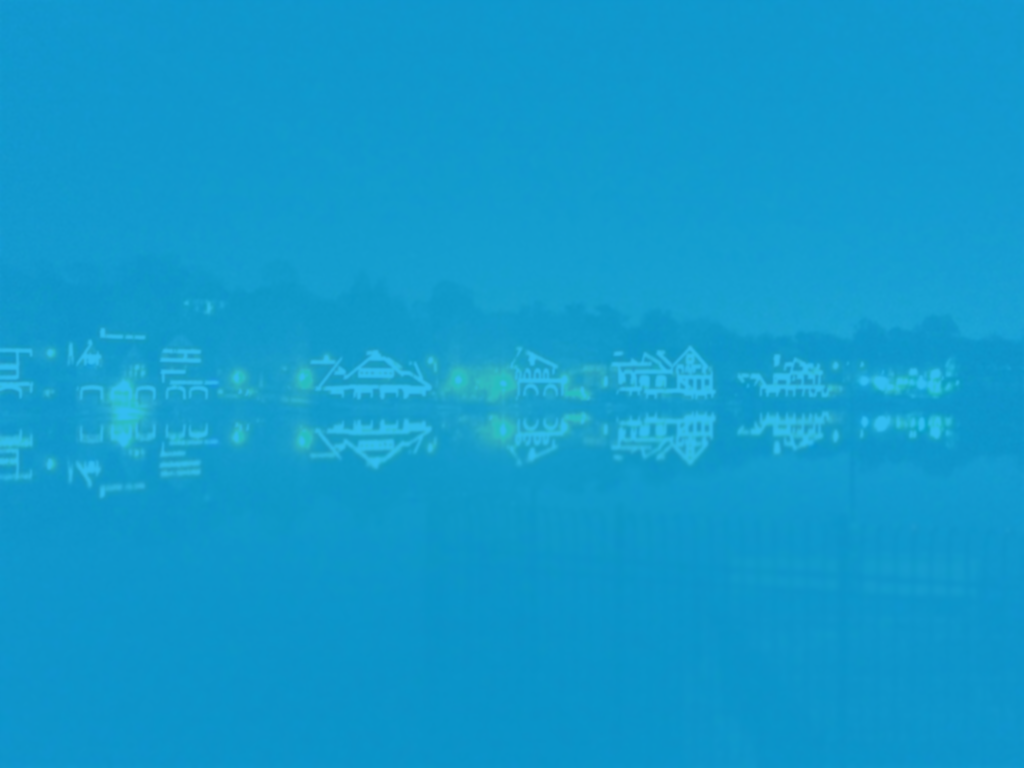
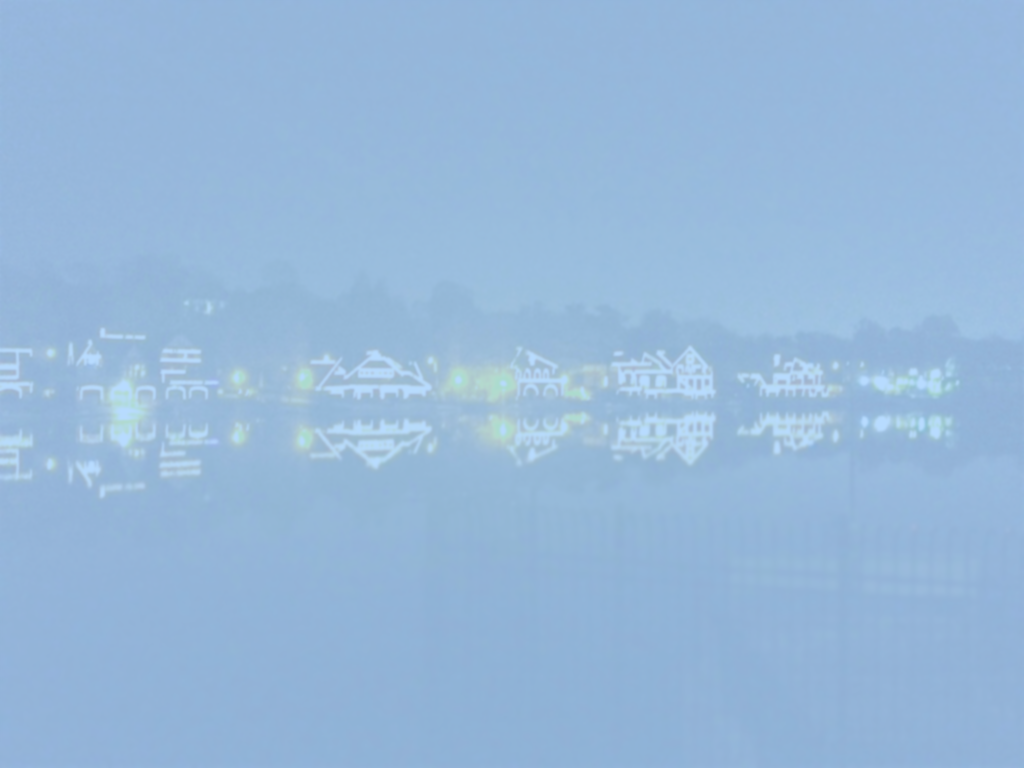
Two versions of the same layered image (1024x768). Layer-by-layer changes:
"Layer 2": opacity 80% → 70%, painted on it over bbox(0, 0, 1024, 768)
"Layer 1": opacity 100% → 66% over bbox(0, 0, 1024, 768)
